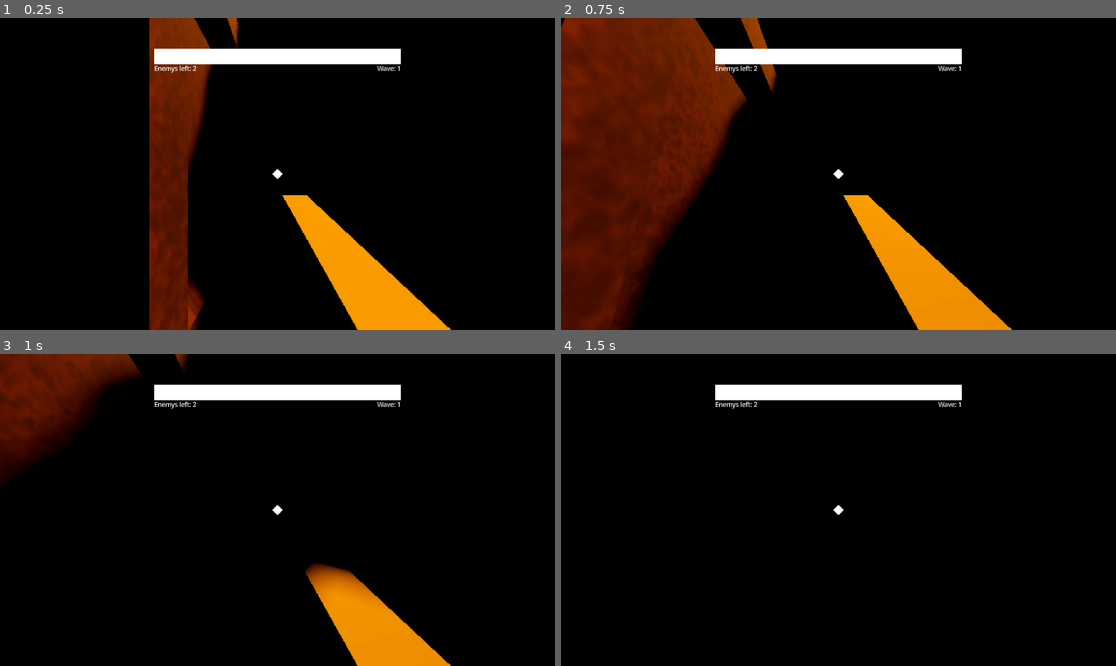
Above: before the commit, frames 1-4 (two rows, left to right).
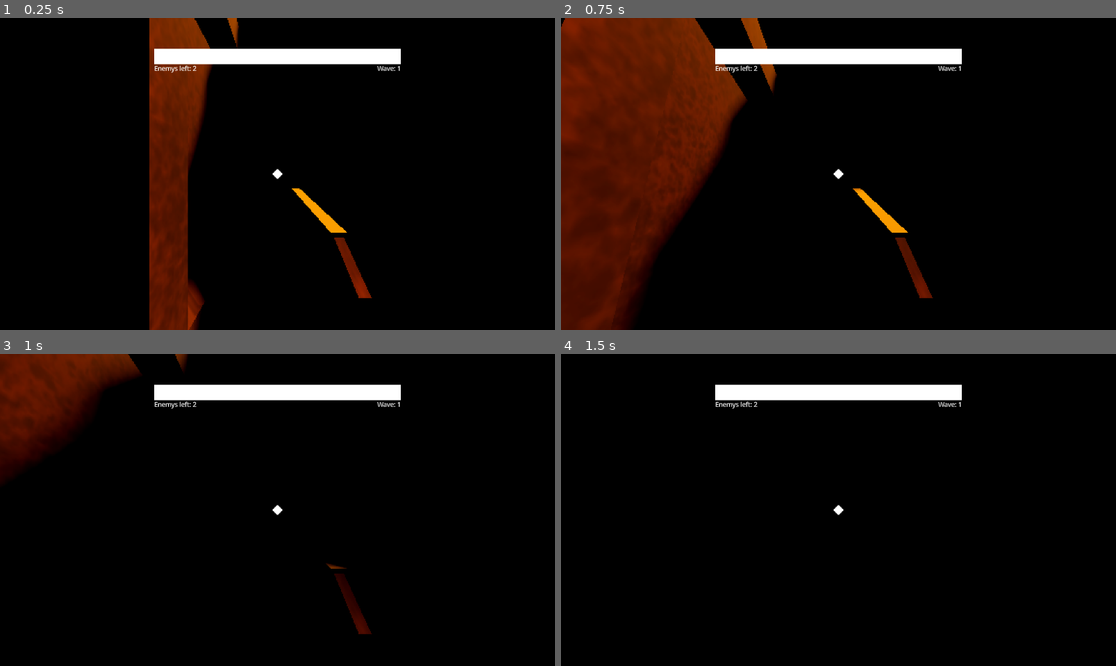
Above: after the commit, the same moments.

Repository: Username4D/buckshot-basement
Game: Godot game, scene res://scenes/game.tscn
The game is run twice, just before and just after one commit, with the same random seed, the same clock (stepped at 60 frames per second) and the same inputs.
Inputs (mouse positions are in pixels of both pictures, inside the frame that each line leads up to):
- Up to frame 1 (0.25 s): no input
- Up to frame 2 (0.75 s): tap Enter at 0.5 s; move the mouse to (866, 174) at 0.52 s; hold Up (ui_up) from 0.53 s (still down); click (866, 174) at 0.6 s
- Up to frame 3 (1 s): keep holding Up (ui_up)
- Up to frame 4 (1.5 s): keep holding Up (ui_up); move the mouse to (810, 510) at 1.27 s; click (810, 510) at 1.35 s

The runs differ from the first frame. In frame 1, 4.4% of the frame differs, in the area x 50-82%, y 54-100%; in frame 2, 4.4%; in frame 3, 4.0%; in frame 4, nothing differs.

Commit message:
improvements to shotgun

Diff:
--- a/scenes/player.tscn
+++ b/scenes/player.tscn
@@ -1,12 +1,23 @@
-[gd_scene load_steps=5 format=3 uid="uid://cllcsld7c8xwp"]
+[gd_scene load_steps=9 format=3 uid="uid://cllcsld7c8xwp"]
 
 [ext_resource type="Script" uid="uid://3ee4nty23hs3" path="res://scripts/player.gd" id="1_3vyb7"]
+[ext_resource type="Texture2D" uid="uid://cgqujbb4o5tgc" path="res://assets/dirty_texture.png" id="2_g2els"]
 
-[sub_resource type="BoxMesh" id="BoxMesh_u8vuu"]
-size = Vector3(0.2, 1, 0.2)
+[sub_resource type="CapsuleMesh" id="CapsuleMesh_qhqgy"]
+radius = 0.1
+height = 1.0
 
 [sub_resource type="BoxShape3D" id="BoxShape3D_3vyb7"]
 size = Vector3(0.2, 1, 0.2)
+
+[sub_resource type="BoxMesh" id="BoxMesh_u8vuu"]
+size = Vector3(0.075, 0.645, 0.2)
+
+[sub_resource type="BoxMesh" id="BoxMesh_dqkch"]
+size = Vector3(0.045, 0.45, 0.09)
+
+[sub_resource type="StandardMaterial3D" id="StandardMaterial3D_qlg0r"]
+albedo_texture = ExtResource("2_g2els")
 
 [sub_resource type="QuadMesh" id="QuadMesh_3vyb7"]
 size = Vector2(0.25, 0.25)
@@ -16,7 +27,7 @@
 
 [node name="MeshInstance3D" type="MeshInstance3D" parent="."]
 transform = Transform3D(1, 0, 0, 0, 1, 0, 0, 0, 1, 0, 0.5, 0)
-mesh = SubResource("BoxMesh_u8vuu")
+mesh = SubResource("CapsuleMesh_qhqgy")
 
 [node name="CollisionShape3D2" type="CollisionShape3D" parent="."]
 transform = Transform3D(1, 0, 0, 0, 1, 0, 0, 0, 1, 0, 0.5, 0)
@@ -29,9 +40,15 @@
 transform = Transform3D(0.39774758, 0.10511336, -0.002687844, -2.8524574e-10, -0.12682217, -0.19838504, -0.042387605, 0.9863402, -0.025221614, 0.23142368, -0.18405235, 0)
 
 [node name="MeshInstance3D2" type="MeshInstance3D" parent="Camera3D/Node3D"]
-transform = Transform3D(1, 0, 0, 0, 0.64, 2.9802322e-08, 0, -2.9802322e-08, 0.5000001, -0.26060283, -0.36915836, -0.08655977)
+transform = Transform3D(1, -2.9802322e-08, 2.3283064e-10, 0, 0.6400001, 3.1664968e-08, 0, 2.9802322e-08, 0.50000024, -0.20209038, -0.59084886, -0.09751272)
 mesh = SubResource("BoxMesh_u8vuu")
 skeleton = NodePath("../../..")
+
+[node name="MeshInstance3D3" type="MeshInstance3D" parent="Camera3D/Node3D"]
+transform = Transform3D(1, 0, 2.2351742e-08, 0, 0.25519964, -0.4585307, 0, 0.5869188, 0.19937487, -0.2008686, -0.36722368, -0.0044419765)
+mesh = SubResource("BoxMesh_dqkch")
+skeleton = NodePath("../../..")
+surface_material_override/0 = SubResource("StandardMaterial3D_qlg0r")
 
 [node name="aim" type="Marker3D" parent="Camera3D/Node3D"]
 transform = Transform3D(1, -5.9604645e-08, 1.8626451e-09, 0, 1.0000005, 7.450581e-09, 0, -1.1920929e-07, 1.0000005, -0.22937626, -0.7970424, -0.123759985)
--- a/scripts/player.gd
+++ b/scripts/player.gd
@@ -3,6 +3,7 @@
 const sens = -.0015
 const speed = -1.4
 
+var on_cooldown = false
 var real_velocity = Vector3.ZERO
 var Camera_accel = 0
 
@@ -13,7 +14,7 @@
 		self.rotate(Vector3(0,1,0), sens  * event.relative.x)
 		$Camera3D.rotation.x = clampf($Camera3D.rotation.x + sens * event.relative.y, -1.5, 2)
 
-	if Input.is_action_just_pressed("ui_shoot"):
+	if Input.is_action_just_pressed("ui_shoot") and not on_cooldown:
 		shoot()
 
 func _ready() -> void:
@@ -39,9 +40,12 @@
 		Camera_accel -= 3 * delta
 		$Camera3D.rotation.x = clampf($Camera3D.rotation.x + 3 * delta, -1.5, 2)
 func shoot():
+	on_cooldown = true
 	Camera_accel = .2
 	var new_bullet = bullet.instantiate()
 	new_bullet.position = $Camera3D/Node3D/aim.global_position
 	new_bullet.rotation = $Camera3D.global_rotation
 	print(new_bullet.rotation)
 	self.get_parent().add_child(new_bullet)
+	await get_tree().create_timer(0.5).timeout
+	on_cooldown = false
--- a/scripts/zombie.gd
+++ b/scripts/zombie.gd
@@ -1,7 +1,7 @@
 extends CharacterBody3D
 
 var state = "idle"
-@export var health = 10
+@export var health = 5
 func _physics_process(delta: float) -> void:
 	if state == "idle":
 		if self.position.distance_to(self.get_parent().get_parent().get_node("player").position) < 40.0:
